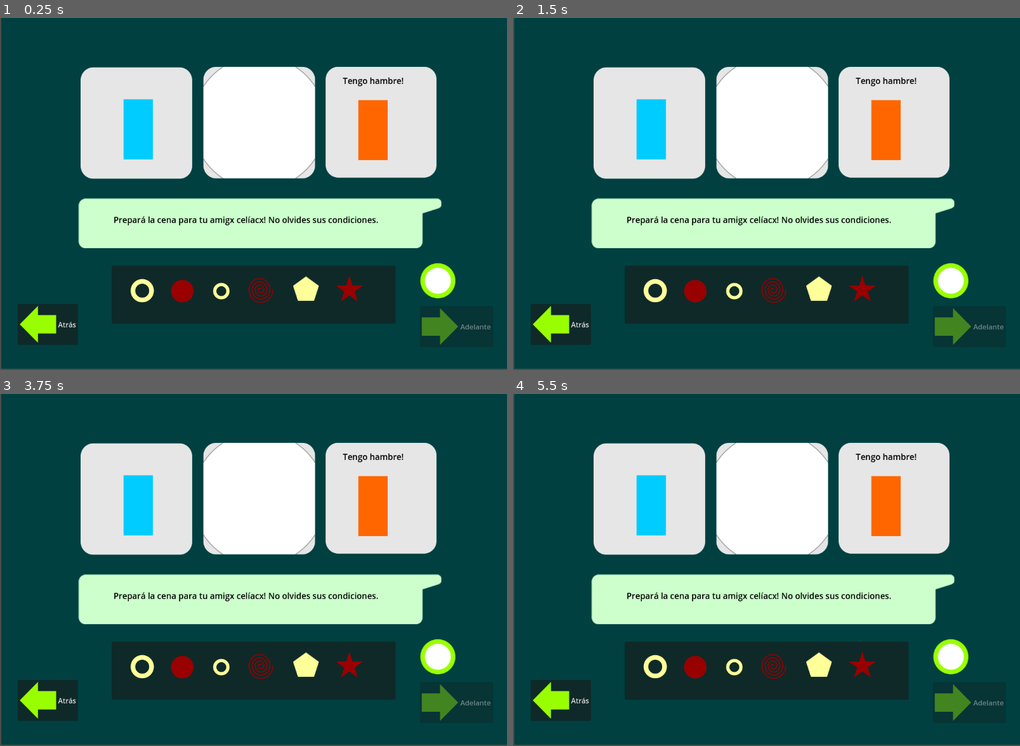
Above: before the commit, frames 1-4 (two rows, left to right).
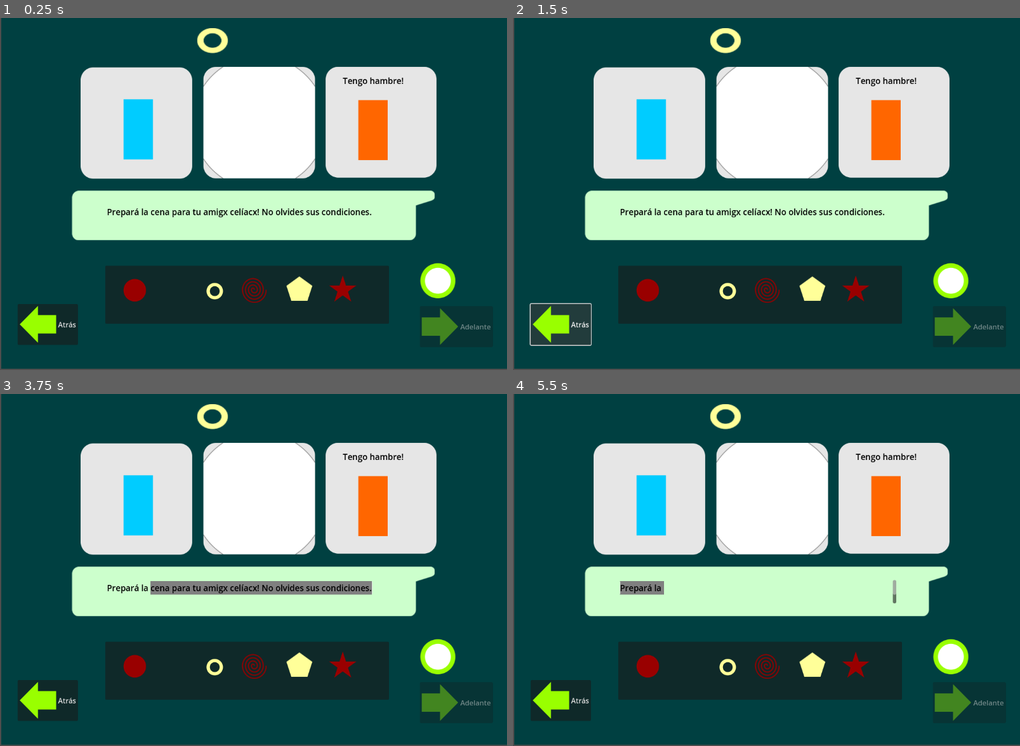
Above: after the commit, the same moments.

Repository: yoLUkAsss/equipo3
Game: Godot game, scene res://Main.tscn
Two runs of this game, one before a commit and one after it. Both use one fixed random seed, a clock stepped at 60 frames per second and the inputs below.
Inputs (mouse positions are in pixels of both pictures, inside the frame that each line leads up to):
- Up to frame 1 (0.25 s): no input
- Up to frame 2 (1.5 s): click "Atrás" at 0.5 s; click "Atrás" at 1.25 s
- Up to frame 3 (3.75 s): click "Atrás" at 2 s; tap Enter at 2.75 s; move the mouse to (365, 552) at 2.77 s; press the mouse at (365, 552) at 2.78 s; release the mouse at (365, 552) at 3.5 s; tap Space at 3.5 s; drag from (152, 587) to (228, 640) at 3.52 s
- Up to frame 4 (5.5 s): tap Enter at 4.25 s; move the mouse to (817, 492) at 4.27 s; press the mouse at (817, 492) at 4.28 s; release the mouse at (817, 492) at 5 s; tap Space at 5 s; drag from (741, 640) to (614, 517) at 5.02 s

The runs differ from the first frame. In frame 1, 6.4% of the frame differs, in the area x 14-88%, y 2-81%; in frame 2, 6.5%; in frame 3, 7.6%; in frame 4, 6.2%.

Commit message:
comportamiento arrastrar

Diff:
--- a/Alimento.gd
+++ b/Alimento.gd
@@ -1,14 +1,26 @@
-extends Sprite2D
+extends RigidBody2D
 
-var dragging = false
-var ofset = Vector2()
+signal clicked
 
-#func _input(event):
+var held = false
+
+#func _input_event(viewport, event, shape_idx):
 	#if event is InputEventMouseButton:
-		#if event.button_index == MOUSE_BUTTON_LEFT:
-			#if event.pressed:
-				#var mouse_pos = get_global_mouse_position()
-				#if rect_global_rect_contains_point(Rect2(position, texture.get_size()), mouse_pos):
-					#dragging = true
-					#offset = mouse_pos - position
-					#set_process_input(true)
+		#if event.button_index == MOUSE_BUTTON_LEFT && event.pressed:
+			#emit_signal("clicked", self)
+#
+#func _physics_process(delta):
+	#if held:
+		#global_transform.origin = get_global_mouse_position()
+#
+#func pickup():
+	#if held:
+		#return
+	#RigidBody2D.FREEZE_MODE_STATIC
+	#held = true
+#
+#func drop(impulse=Vector2.ZERO):
+	#if held:
+		#RigidBody2D.DISABLE_MODE_KEEP_ACTIVE
+		#apply_central_impulse(impulse)
+		#held = false
--- /dev/null
+++ b/Draggable.gd
@@ -0,0 +1,19 @@
+extends Node2D
+
+
+# Called when the node enters the scene tree for the first time.
+func _ready():
+	pass # Replace with function body.
+
+
+# Called every frame. 'delta' is the elapsed time since the previous frame.
+func _process(delta):
+	pass
+
+
+func _on_area_2d_mouse_entered():
+	print('entrando')
+
+
+func _on_area_2d_mouse_exited():
+	pass # Replace with function body.
--- /dev/null
+++ b/Draggable.tscn
@@ -0,0 +1,3 @@
+[gd_scene format=3 uid="uid://de6drfvqondwg"]
+
+[node name="Node" type="Node"]
--- a/Main.gd
+++ b/Main.gd
@@ -2,16 +2,17 @@
 
 @onready var alimento_arroz = $"Container/Alimento-arroz"
 
-
-# Called when the node enters the scene tree for the first time.
-func _ready():
-	pass # Replace with function body.
+var held_object = null
+var is_dragging = false
 
 
-# Called every frame. 'delta' is the elapsed time since the previous frame.
-func _process(delta):
-	pass
-
-
-func _on_alimentoarroz_pressed():
-	pass
+#func _on_alimentoarroz_clicked(object):
+	#if !held_object:
+		#held_object = object
+		#held_object.pickup()
+#
+#func _unhandled_input(event):
+	#if event is InputEventMouseButton and event.button_index == MOUSE_BUTTON_LEFT:
+		#if held_object and !event.pressed:
+			#held_object.drop(Input.get_action_strength("BUTTON_LEFT"))
+			#held_object = null
--- a/Main.tscn
+++ b/Main.tscn
@@ -1,14 +1,15 @@
-[gd_scene load_steps=24 format=3 uid="uid://cjad1e317i0v1"]
+[gd_scene load_steps=27 format=3 uid="uid://cjad1e317i0v1"]
 
 [ext_resource type="Script" path="res://Main.gd" id="1_6ok1o"]
 [ext_resource type="Texture2D" uid="uid://bcn1gketbiign" path="res://assets-sistema/chat-donde-se-muestran-las-historias.png" id="1_ypth2"]
+[ext_resource type="PackedScene" uid="uid://cr5rgbqf4d36u" path="res://Objeto.tscn" id="2_fv0mk"]
 [ext_resource type="Texture2D" uid="uid://bhtsf3tml4xxc" path="res://assets-sistema/escena-fondo-plato-02.png" id="2_k70sv"]
+[ext_resource type="Script" path="res://Plataforma.gd" id="3_02rmp"]
 [ext_resource type="Texture2D" uid="uid://ldphgemiwtib" path="res://assets-sistema/alimento-maicena.png" id="3_7p43w"]
 [ext_resource type="Texture2D" uid="uid://dv1dun4tf38co" path="res://assets-sistema/escena-fondo-fija-01.png" id="3_gtjhr"]
 [ext_resource type="Texture2D" uid="uid://foq3cdi7petn" path="res://assets-sistema/personaje-celiaco-1.png" id="4_2xxsh"]
 [ext_resource type="Texture2D" uid="uid://bwoajv0gc5evw" path="res://assets-sistema/alimento-gluten.png" id="4_gqx5p"]
 [ext_resource type="Texture2D" uid="uid://ccmehu2w25tky" path="res://assets-sistema/personaje-celiaco-1-cagado-de-hambre.png" id="5_gyhj7"]
-[ext_resource type="Texture2D" uid="uid://c6be8mrunqjis" path="res://assets-sistema/alimento-arroz.png" id="5_iicng"]
 [ext_resource type="Texture2D" uid="uid://cns1ls20xemur" path="res://assets-sistema/personaje-celiaco-1-semi-emfermo.png" id="6_6wk3b"]
 [ext_resource type="Texture2D" uid="uid://bpaqc3c4kqx5h" path="res://assets-sistema/alimento-cebada.png" id="6_htssj"]
 [ext_resource type="Texture2D" uid="uid://csq400dcorw5n" path="res://assets-sistema/personaje-celiaco-1-bastante-emfermo.png" id="7_al3ps"]
@@ -22,18 +23,44 @@
 [ext_resource type="Script" path="res://Alimento.gd" id="13_wk4gb"]
 [ext_resource type="Texture2D" uid="uid://4m35j685mh0w" path="res://assets-sistema/mensaje-demo-1.png" id="21_yvb4f"]
 
+[sub_resource type="RectangleShape2D" id="RectangleShape2D_00apn"]
+size = Vector2(242, 229)
+
 [sub_resource type="FontVariation" id="FontVariation_gwpkp"]
 
 [sub_resource type="StyleBoxEmpty" id="StyleBoxEmpty_hf123"]
 
-[node name="Node2D" type="Node"]
+[sub_resource type="CircleShape2D" id="CircleShape2D_c0y8k"]
+radius = 26.0768
+
+[node name="Node2D" type="Node" groups=["pickable"]]
 script = ExtResource("1_6ok1o")
 
+[node name="ColorRect" type="ColorRect" parent="."]
+offset_left = 3.0
+offset_top = -2.0
+offset_right = 1156.0
+offset_bottom = 797.0
+mouse_filter = 2
+color = Color(0, 0.25098, 0.254902, 1)
+
+[node name="Objeto" parent="." instance=ExtResource("2_fv0mk")]
+visibility_layer = 2
+z_index = 2
+
+[node name="Plataforma" type="StaticBody2D" parent="." groups=["droppable"]]
+position = Vector2(592, 238)
+script = ExtResource("3_02rmp")
+
+[node name="CollisionShape2D" type="CollisionShape2D" parent="Plataforma"]
+position = Vector2(-3, -5.5)
+shape = SubResource("RectangleShape2D_00apn")
+
 [node name="GloboTexto" type="Panel" parent="."]
-offset_left = 311.0
-offset_top = 455.0
-offset_right = 869.0
-offset_bottom = 487.0
+offset_left = 296.0
+offset_top = 437.0
+offset_right = 854.0
+offset_bottom = 469.0
 
 [node name="Sprite2D" type="Sprite2D" parent="GloboTexto"]
 position = Vector2(280, 12)
@@ -91,7 +118,6 @@
 
 [node name="TextEdit2" type="TextEdit" parent="PlayerCambiante/Hambriento"]
 light_mask = 0
-z_index = 1
 anchors_preset = -1
 anchor_left = -0.095
 anchor_top = -0.437
@@ -145,30 +171,27 @@
 "
 icon = ExtResource("10_en7ew")
 
-[node name="ColorRect" type="ColorRect" parent="."]
-z_index = -2
-offset_left = 3.0
-offset_top = -2.0
-offset_right = 1156.0
-offset_bottom = 797.0
-color = Color(0, 0.25098, 0.254902, 1)
-
 [node name="Container" type="Panel" parent="."]
-offset_left = 254.0
+offset_left = 239.0
 offset_top = 563.0
-offset_right = 899.0
+offset_right = 884.0
 offset_bottom = 695.0
 
-[node name="Alimento-arroz" type="Sprite2D" parent="Container"]
+[node name="Alimento-arroz" type="RigidBody2D" parent="Container" groups=["pickable"]]
 editor_description = "Arroz
 "
-position = Vector2(69, 57)
-texture = ExtResource("5_iicng")
+input_pickable = true
+gravity_scale = 0.0
 script = ExtResource("13_wk4gb")
 
-[node name="Alimento-avena" type="Sprite2D" parent="Container"]
-position = Vector2(160, 58)
+[node name="Sprite2D" type="Sprite2D" parent="Container/Alimento-arroz"]
+position = Vector2(67, 56)
 texture = ExtResource("12_bqkd8")
+
+[node name="CollisionShape2D" type="CollisionShape2D" parent="Container/Alimento-arroz"]
+position = Vector2(67, 55)
+shape = SubResource("CircleShape2D_c0y8k")
+disabled = true
 
 [node name="Alimento-azucar" type="Sprite2D" parent="Container"]
 position = Vector2(249, 58)
@@ -201,3 +224,7 @@
 visible = false
 position = Vector2(576, 396)
 texture = ExtResource("21_yvb4f")
+
+[connection signal="mouse_entered" from="Plataforma" to="Plataforma" method="_on_mouse_entered"]
+[connection signal="clicked" from="Container/Alimento-arroz" to="." method="_on_alimentoarroz_clicked"]
+[connection signal="input_event" from="Container/Alimento-arroz" to="Container/Alimento-arroz" method="_on_input_event"]
--- /dev/null
+++ b/Objeto.gd
@@ -0,0 +1,47 @@
+extends Node2D
+
+var draggable = false
+var is_inside_droppable = false
+var body_ref
+var offset: Vector2
+var initialPos: Vector2
+
+func _process(delta):
+	if draggable:
+		if Input.is_action_just_pressed("click"):
+			initialPos = global_position
+			offset = get_global_mouse_position() - global_position
+			global.is_dragging = true
+		if Input.is_action_pressed("click"):
+			global_position = get_global_mouse_position() - offset
+		elif Input.is_action_just_released("click"):
+			global.is_dragging = false
+			var tween = get_tree().create_tween()
+			if is_inside_droppable:
+				tween.tween_property(self, "position", body_ref.position, 0.5).set_ease(Tween.EASE_OUT)
+			else:
+				tween.tween_property(self, "global_position", initialPos, 0.5).set_ease(Tween.EASE_OUT)
+
+
+func _on_area_2d_body_entered(body):
+	if body.is_in_group("droppable"):
+		is_inside_droppable = true
+		body_ref = body
+
+
+func _on_area_2d_body_exited(body):
+	if body.is_in_group("droppable"):
+		is_inside_droppable = false
+
+
+func _on_area_2d_mouse_entered():
+	print('mouse pasando')
+	if !global.is_dragging:
+		draggable = true
+		scale = Vector2(1.5, 1.5)
+
+
+func _on_area_2d_mouse_exited():
+	if !global.is_dragging:
+		draggable = false
+		scale = Vector2(1,1)
--- /dev/null
+++ b/Objeto.tscn
@@ -0,0 +1,29 @@
+[gd_scene load_steps=4 format=3 uid="uid://cr5rgbqf4d36u"]
+
+[ext_resource type="Script" path="res://Objeto.gd" id="1_2aaly"]
+[ext_resource type="Texture2D" uid="uid://dmhdc78ycafkn" path="res://assets-sistema/alimento-azucar.png" id="2_qnhpl"]
+
+[sub_resource type="CircleShape2D" id="CircleShape2D_2qpsa"]
+radius = 29.0
+
+[node name="Objeto" type="Node2D"]
+show_behind_parent = true
+top_level = true
+position = Vector2(467, 57)
+script = ExtResource("1_2aaly")
+
+[node name="Sprite2D" type="Sprite2D" parent="."]
+position = Vector2(16, -5.5)
+scale = Vector2(1.8421, 1.5)
+texture = ExtResource("2_qnhpl")
+
+[node name="Area2D" type="Area2D" parent="."]
+
+[node name="CollisionShape2D" type="CollisionShape2D" parent="Area2D"]
+position = Vector2(13, -7)
+shape = SubResource("CircleShape2D_2qpsa")
+
+[connection signal="body_entered" from="Area2D" to="." method="_on_area_2d_body_entered"]
+[connection signal="body_exited" from="Area2D" to="." method="_on_area_2d_body_exited"]
+[connection signal="mouse_entered" from="Area2D" to="." method="_on_area_2d_mouse_entered"]
+[connection signal="mouse_exited" from="Area2D" to="." method="_on_area_2d_mouse_exited"]
--- /dev/null
+++ b/Plataforma.gd
@@ -0,0 +1,12 @@
+extends StaticBody2D
+
+
+func _process(delta):
+	if global.is_dragging:
+		visible = true
+	else:
+		visible = false
+
+
+func _on_mouse_entered():
+	print('entrando plataforma')
--- /dev/null
+++ b/TextureRect.gd
@@ -0,0 +1,11 @@
+extends TextureRect
+
+
+# Called when the node enters the scene tree for the first time.
+func _ready():
+	pass # Replace with function body.
+
+
+# Called every frame. 'delta' is the elapsed time since the previous frame.
+func _process(delta):
+	pass
--- /dev/null
+++ b/draggable2.tscn
@@ -0,0 +1,24 @@
+[gd_scene load_steps=4 format=3 uid="uid://btw0w387hmkk7"]
+
+[ext_resource type="Script" path="res://Draggable.gd" id="1_vf5qe"]
+[ext_resource type="Texture2D" uid="uid://b2hkwdsef6v8a" path="res://assets-sistema/alimento-avena.png" id="2_nqq11"]
+
+[sub_resource type="CircleShape2D" id="CircleShape2D_kwhgo"]
+radius = 27.0185
+
+[node name="Draggable" type="Node2D"]
+position = Vector2(597, 37)
+script = ExtResource("1_vf5qe")
+
+[node name="Sprite2D" type="Sprite2D" parent="."]
+texture = ExtResource("2_nqq11")
+
+[node name="Area2D" type="Area2D" parent="."]
+position = Vector2(1, 1)
+
+[node name="CollisionShape2D" type="CollisionShape2D" parent="Area2D"]
+position = Vector2(-1, 0)
+shape = SubResource("CircleShape2D_kwhgo")
+
+[connection signal="mouse_entered" from="Area2D" to="." method="_on_area_2d_mouse_entered"]
+[connection signal="mouse_exited" from="Area2D" to="." method="_on_area_2d_mouse_exited"]
--- a/interface/scene-option.gd
+++ b/interface/scene-option.gd
@@ -1,8 +1,8 @@
 extends Node2D
-
-@export var texture: Texture
-
-@onready var sprite_2d: TextureButton = $Sprite2D
-
-func _ready():
-	sprite_2d.texture_normal = texture
+#
+#@export var texture: Texture
+#
+#@onready var sprite_2d: TextureButton = $Sprite2D
+#
+#func _ready():
+	#sprite_2d.texture_normal = texture
--- a/project.godot
+++ b/project.godot
@@ -15,6 +15,10 @@
 config/features=PackedStringArray("4.2", "Forward Plus")
 config/icon="res://icon.svg"
 
+[autoload]
+
+global="*res://Main.tscn"
+
 [display]
 
 window/size/viewport_height=800
@@ -26,3 +30,8 @@
 "events": [null, null, Object(InputEventMouseButton,"resource_local_to_scene":false,"resource_name":"","device":-1,"win …(265 unchanged characters)…
 ]
 }
+click={
+"deadzone": 0.5,
+"events": [Object(InputEventMouseButton,"resource_local_to_scene":false,"resource_name":"","device":-1,"window_id":0,"alt_pressed":false,"shift_pressed":false,"ctrl_pressed":false,"meta_pressed":false,"button_mask":0,"position":Vector2(0, 0),"global_position":Vector2(0, 0),"factor":1.0,"button_index":1,"canceled":false,"pressed":false,"double_click":false,"script":null)
+]
+}
Binary file added: assets-sistema/floor.png
Not shown, added: assets-sistema/floor.png.import
